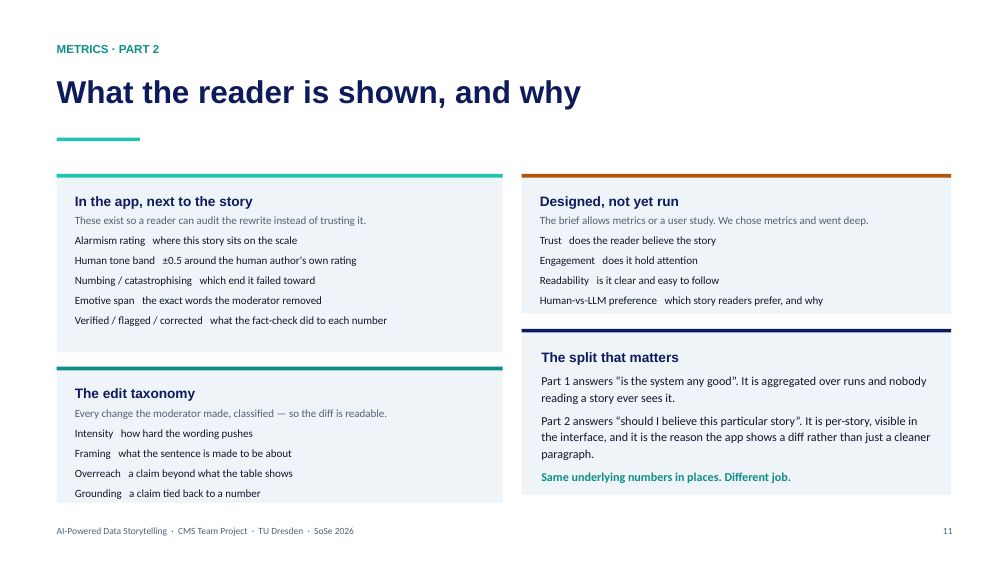
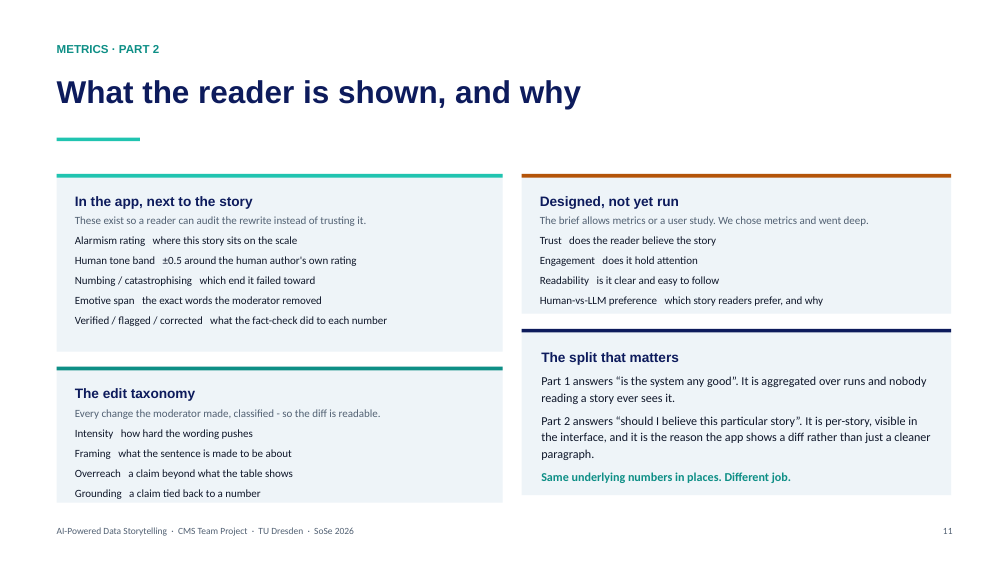
Before and after one commit to memoelsamadony/ai-powered-data-storytelling, a slide deck: slide 11 of presentation/AI-Storytelling-Final-Talk.pptx. Drawn at 1008x567 pixels with LibreOffice and Linux fonts; fonts in the diff are those of the drawing. Boxes give left, top, right and bottom in pixels: in the first picture for what was removed or moved away, otherwise in the second. Text is boxed around its words. In the diff, an @@ line names an element or a change of style, - is before the commit and + after.

```diff
--- a/presentation/AI-Storytelling-Final-Talk.pptx
+++ b/presentation/AI-Storytelling-Final-Talk.pptx
@@ text at (x1=75, y1=409, x2=381, y2=419): text changed @@
-Every change the moderator made, classified — so the diff is readable.
+Every change the moderator made, classified - so the diff is readable.
```
Also in this commit, not shown: 10 other slides changed, 24 other files.
